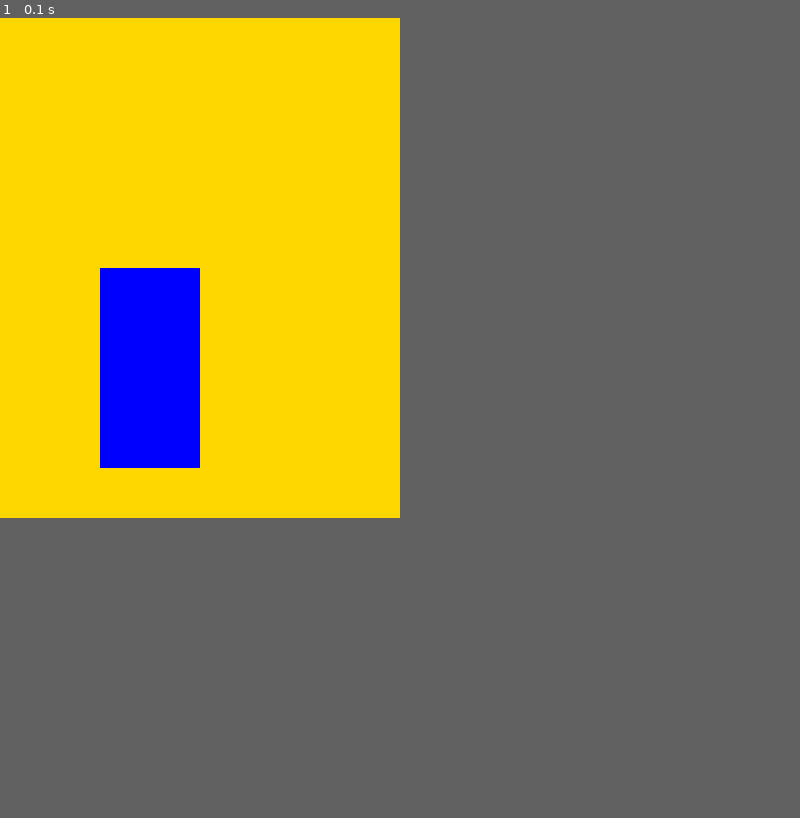
Above: before the commit, frame 1.
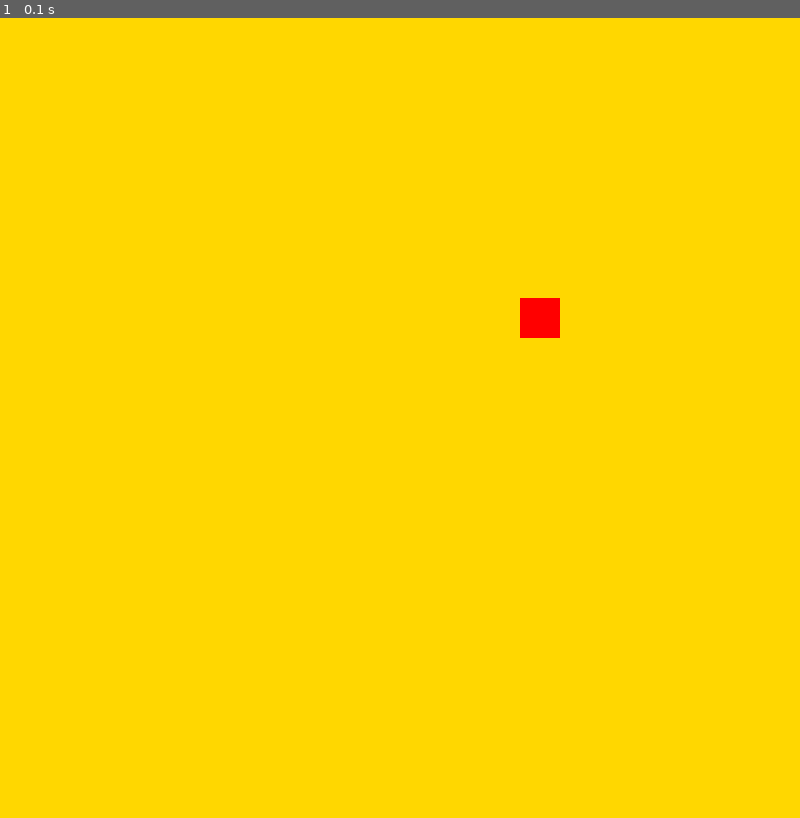
Above: after the commit, the same moment.

Repository: Reggie-Yang/P001-pygame-Snake
Game: pygame game, started from main.py
Same seed, same stepped clock (60 frames per second), same inputs: the game is played once before the commit and once after it.
Inputs:
- Up to frame 1 (0.1 s): no input
The window is 400x500 before the commit and 800x800 after it. Grey fills any space a smaller window leaves; there, only what the larger window draws over its background counts as a difference.

The runs differ from the first frame. In frame 1, 3.4% of the frame differs, in the area x 12-70%, y 31-57%.

Commit message:
add dots

Diff:
--- a/main.py
+++ b/main.py
@@ -1,21 +1,40 @@
-from tkinter import CENTER
-import pygame, sys
+import pygame, sys, random
+from pygame.math import Vector2
+
+class FRUIT:
+    """
+    This is a function that will randomly generate a fruit position
+    """
+    # Class for the fruit object
+    def __init__(self):
+        # create an x and y position for the fruit
+        self.x = random.randint(0,cell_number-1)
+        self.y = random.randint(0,cell_number-1)
+        self.pos = Vector2(self.x, self.y)
+
+    def draw_fruit(self):
+        # draw the fruit on the screen
+        fruit_rect = pygame.Rect(int(self.pos.x*cell_size), int(self.pos.y*cell_size), cell_size, cell_size)
+        pygame.draw.rect(screen,pygame.Color('red'),fruit_rect)
 
 pygame.init()
-screen = pygame.display.set_mode((400,500))
+cell_size = 40
+cell_number = 20
+screen = pygame.display.set_mode((cell_number*cell_size,cell_number*cell_size))
 clock = pygame.time.Clock()
-test_surface = pygame.Surface((100,200))
-test_surface.fill(pygame.Color('blue'))
-test_rect = test_surface.get_rect(topright=(200,250))
+#test_surface = pygame.Surface((100,200))
+#test_surface.fill(pygame.Color('blue'))
+#test_rect = test_surface.get_rect(topright=(200,250))
+fruit = FRUIT()
 while True:
     for event in pygame.event.get():
         if event.type == pygame.QUIT:
             pygame.quit()
             sys.exit()
     screen.fill(pygame.Color('gold'))
-    pygame.draw.rect(screen, pygame.Color('red'), test_rect)
-    screen.blit(test_surface, test_rect) # where to draw, where to draw from; top left corner of test_surface
-
+    #pygame.draw.rect(screen, pygame.Color('red'), test_rect)
+    #screen.blit(test_surface, test_rect) # where to draw, where to draw from; top left corner of test_surface
+    fruit.draw_fruit()
     #draw all our elements
-    pygame.display.update()
-    clock.tick(60)
+    pygame.display.update() # update the screen
+    clock.tick(60) #60 frames per second is the max speed of the game
